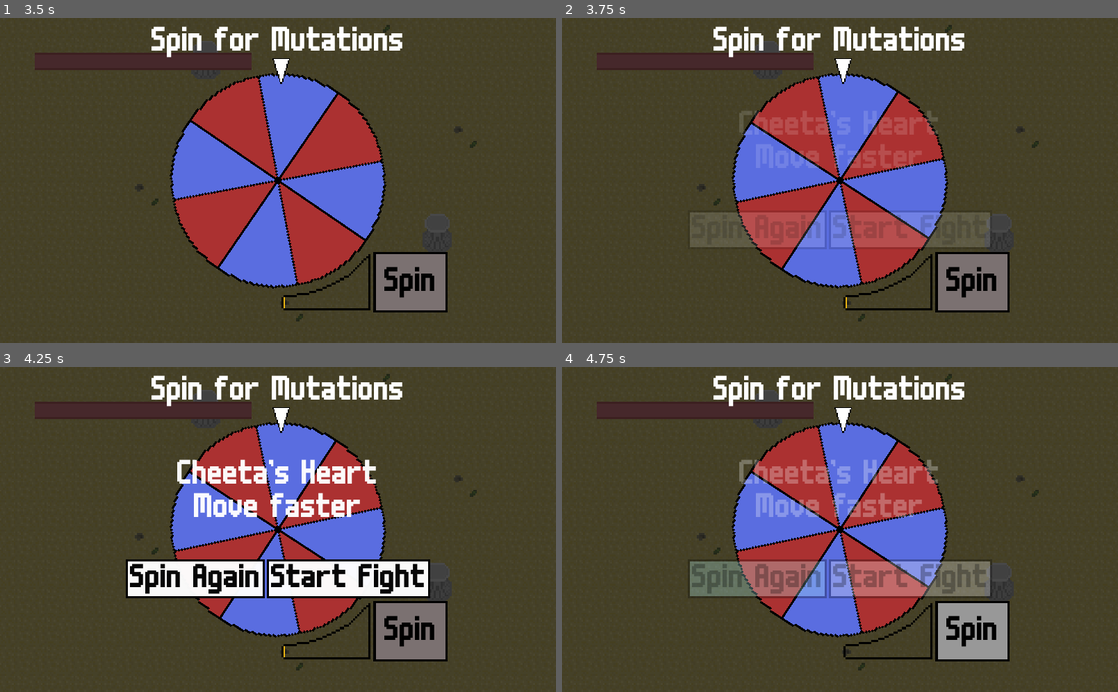
Above: before the commit, frames 1-4 (two rows, left to right).
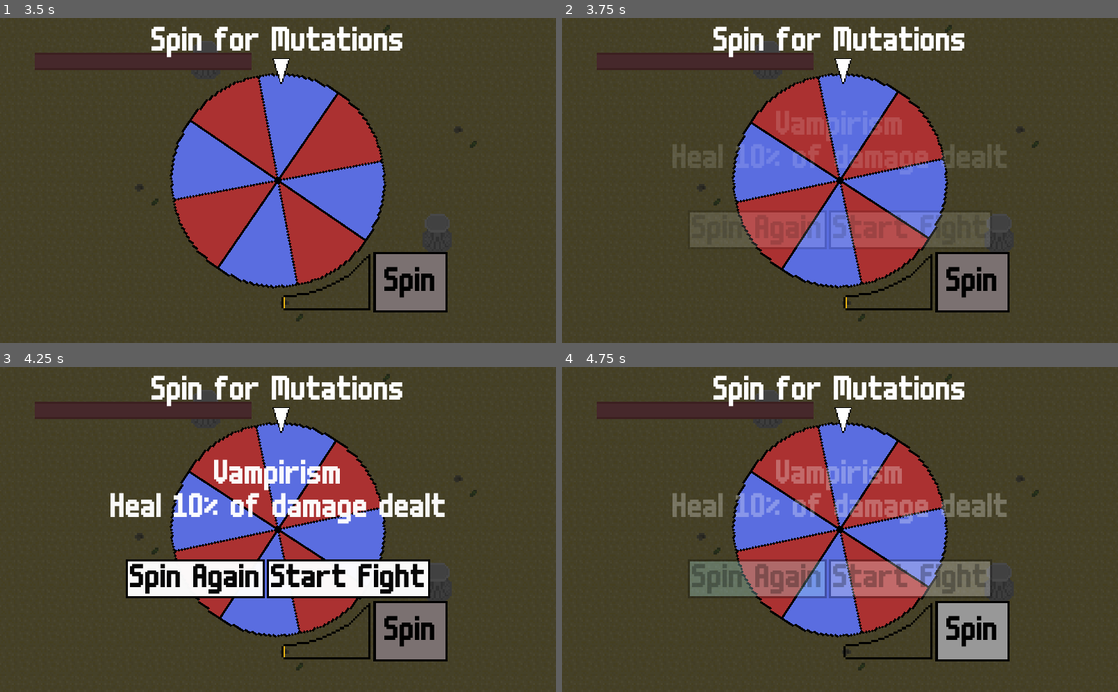
Above: after the commit, the same moments.

Repository: ectucker1/ksufalljam2020
Game: Godot game, scene res://ui/mainmenu/MainMenu.tscn
The game is run twice, just before and just after one commit, with the same random seed, the same clock (stepped at 60 frames per second) and the same inputs.
Inputs (mouse positions are in pixels of both pictures, inside the frame that each line leads up to):
- Up to frame 1 (3.5 s): click "Start" at 0.5 s; click "Start" at 1.25 s; click "Spin" at 2 s; move the mouse to (400, 164) at 2.77 s; press the mouse at (400, 164) at 2.78 s; hold D (move_right) from 2.78 s (still down)
- Up to frame 2 (3.75 s): move the mouse to (728, 196) at 3.52 s; release D (move_right) at 3.53 s; release the mouse at (728, 196) at 3.53 s; hold S (move_down) from 3.53 s (still down); right-click (728, 196) at 3.6 s
- Up to frame 3 (4.25 s): keep holding S (move_down)
- Up to frame 4 (4.75 s): release S (move_down) at 4.25 s; click "Spin Again" at 4.25 s

Frame 1 is identical in both runs. In frame 2, 1.8% of the frame differs, in the area x 19-80%, y 28-47%; in frame 3, 3.5%, in the area x 19-80%, y 28-49%; in frame 4, 3.0%.

Commit message:
Added a slow down mutation

Diff:
--- /dev/null
+++ b/player/mutations/slow.gd
@@ -0,0 +1,17 @@
+class_name SlowDownMutation
+extends Mutation
+
+
+func get_name():
+	return "Molasses Knees"
+
+func get_description():
+	return "Slowww Down"
+
+func on_attached():
+	player.status.max_speed_mult *= 0.6
+	player.status.acc_mult *= 0.6
+
+func on_removed():
+	player.status.max_speed_mult /= 0.6
+	player.status.acc_mult /= 0.6
--- a/player/mutations/speed_up.gd
+++ b/player/mutations/speed_up.gd
@@ -9,9 +9,9 @@
 	return "Move faster"
 
 func on_attached():
-	player.status.max_speed_mult *= 2.0
-	player.status.acc_mult *= 2.0
+	player.status.max_speed_mult *= 1.3
+	player.status.acc_mult *= 1.3
 
 func on_removed():
-	player.status.max_speed_mult /= 2.0
-	player.status.acc_mult /= 2.0
+	player.status.max_speed_mult /= 1.3
+	player.status.acc_mult /= 1.3
--- a/player/mutations/wheels.gd
+++ b/player/mutations/wheels.gd
@@ -9,11 +9,9 @@
 	return "Move in tank drive"
 
 func on_attached():
-	player.status.max_speed_mult *= 1.2
 	player.status.tank_drive = true
 	player.get_node("Treads").visible = true
 
 func on_removed():
-	player.status.max_speed_mult /= 1.2
 	player.status.tank_drive = false
 	player.get_node("Treads").visible = false
--- a/player/player.gd
+++ b/player/player.gd
@@ -39,7 +39,7 @@
 	connect("hurt", self, "hurt_anim")
 
 	set_primary_active(BasicAttackMutation.new())
-	set_secondary_active(GroundPoundMutation.new())
+	set_secondary_active(BasicAttackMutation.new())
 
 # Called every frame. 'delta' is the elapsed time since the previous frame.
 func _process(delta):
--- a/project.godot
+++ b/project.godot
@@ -68,6 +68,11 @@
 "class": "SharpTeethMutation",
 "language": "GDScript",
 "path": "res://player/mutations/teeth.gd"
+}, {
+"base": "Mutation",
+"class": "SlowDownMutation",
+"language": "GDScript",
+"path": "res://player/mutations/slow.gd"
 }, {
 "base": "Mutation",
 "class": "SpeedUpMutation",
@@ -122,6 +127,7 @@
 "Player": "",
 "PlayerStatus": "",
 "SharpTeethMutation": "",
+"SlowDownMutation": "",
 "SpeedUpMutation": "",
 "SpiderEyesMutation": "",
 "SpitMutation": "",
--- a/wheel/Wheel.gd
+++ b/wheel/Wheel.gd
@@ -28,6 +28,7 @@
 	available_passives.append(VampirismMutation.new())
 	available_passives.append(WeakBonesMutation.new())
 	available_passives.append(WheelsMutation.new())
+	available_passives.append(SlowDownMutation.new())
 
 	available_actives.append(HornsMutation.new())
 	available_actives.append(SpitMutation.new())
